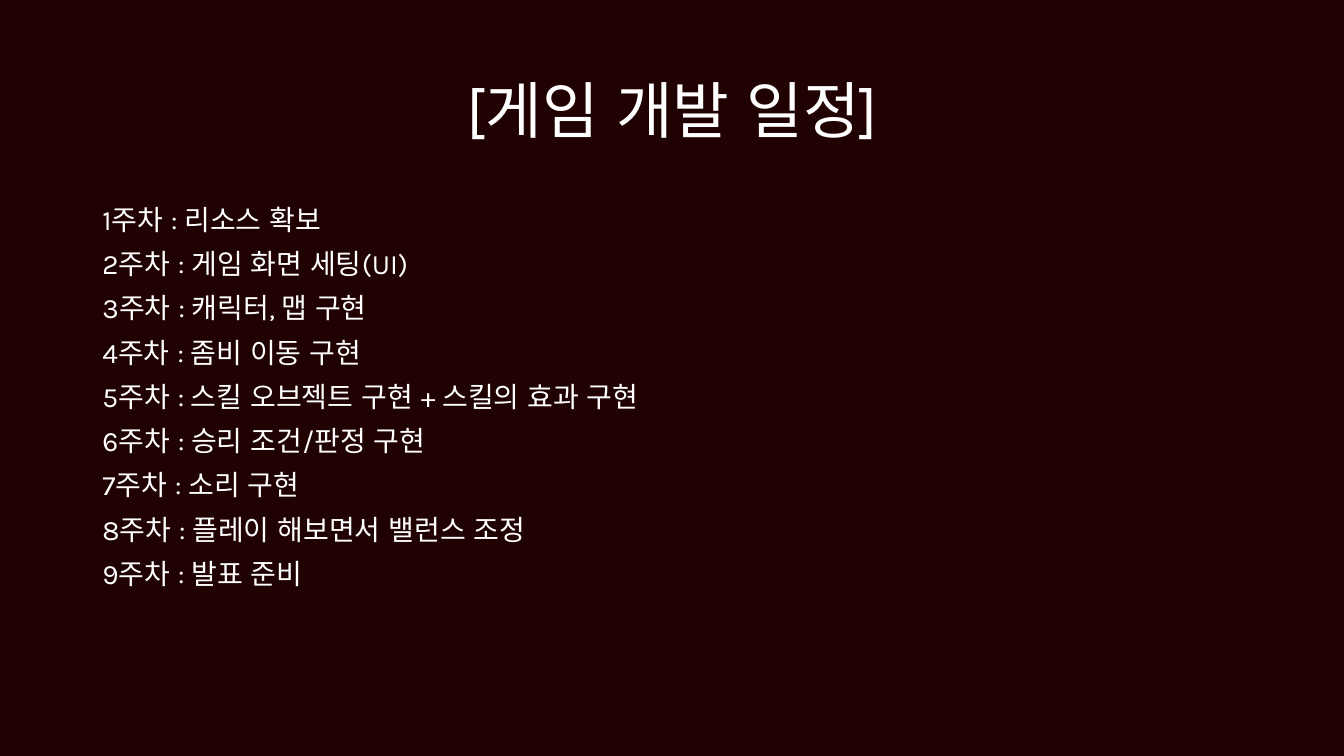
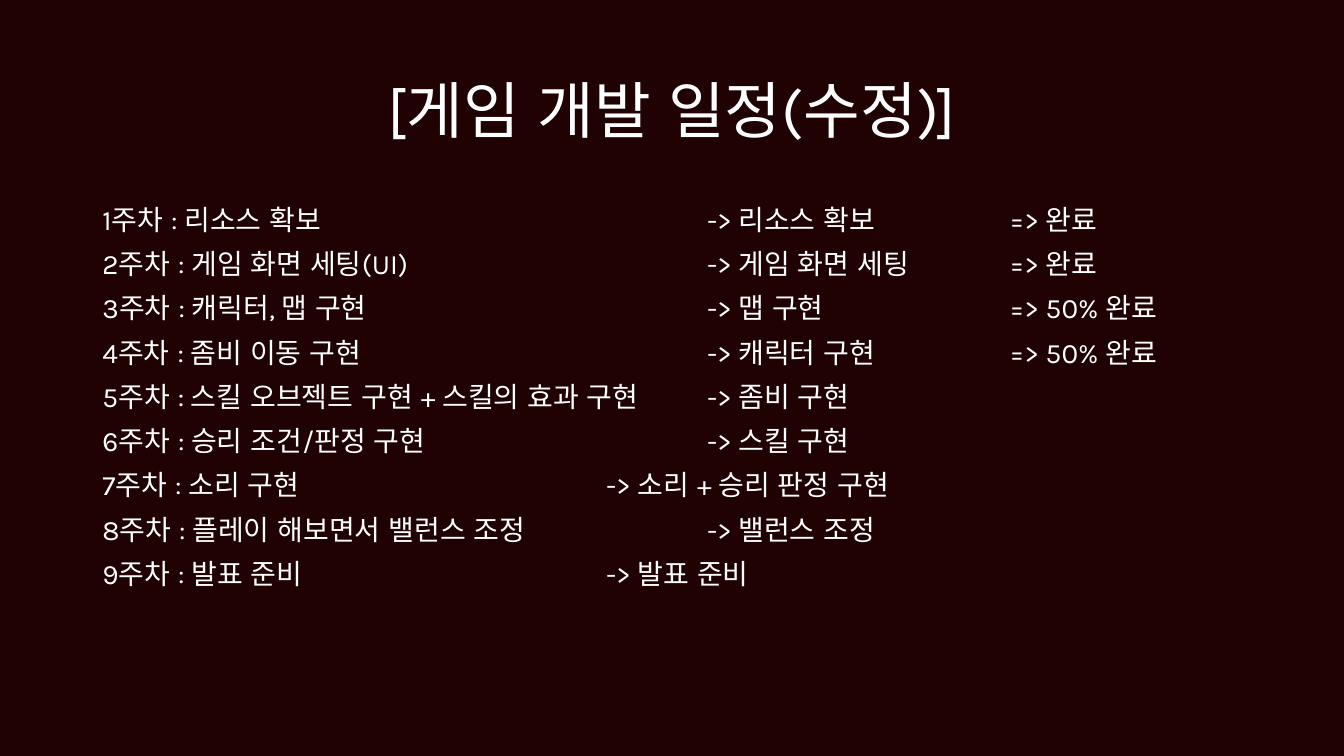
Before and after one commit to brian121612/2DGP-PROJECT, a slide deck: slide 2 of 2022182033_PROJECT_PRESENTATION_2.pptx (slide 5 before the commit). Drawn at 1344x756 pixels with LibreOffice and Linux fonts; fonts in the diff are those of the drawing. Boxes give left, top, right and bottom in pixels: in the first picture for what was removed or moved away, otherwise in the second. Text is boxed around its words. In the diff, an @@ line names an element or a change of style, - is before the commit and + after.

```diff
--- a/2022182033_PROJECT_PRESENTATION_2.pptx
+++ b/2022182033_PROJECT_PRESENTATION_2.pptx
@@ title at (387, 82, 956, 140): text changed @@
-[게임 개발 일정]
+[게임 개발 일정(수정)]
@@ text at (102, 206, 1157, 587): text changed @@
-1주차 : 리소스 확보
-2주차 : 게임 화면 세팅(UI)
-3주차 : 캐릭터, 맵 구현
-4주차 : 좀비 이동 구현
-5주차 : 스킬 오브젝트 구현 + 스킬의 효과 구현
-6주차 : 승리 조건/판정 구현
-7주차 : 소리 구현
-8주차 : 플레이 해보면서 밸런스 조정
-9주차 : 발표 준비
+1주차 : 리소스 확보 -> 리소스 확보 => 완료
+2주차 : 게임 화면 세팅(UI) -> 게임 화면 세팅 => 완료
+3주차 : 캐릭터, 맵 구현 -> 맵 구현 => 50% 완료
+4주차 : 좀비 이동 구현 -> 캐릭터 구현 => 50% 완료
+5주차 : 스킬 오브젝트 구현 + 스킬의 효과 구현 -> 좀비 구현
+6주차 : 승리 조건/판정 구현 -> 스킬 구현
+7주차 : 소리 구현 -> 소리 + 승리 판정 구현
+8주차 : 플레이 해보면서 밸런스 조정 -> 밸런스 조정
+9주차 : 발표 준비 -> 발표 준비
```
Also in this commit, not shown: 1 other slide changed, 3 slides removed, 6 other files.
